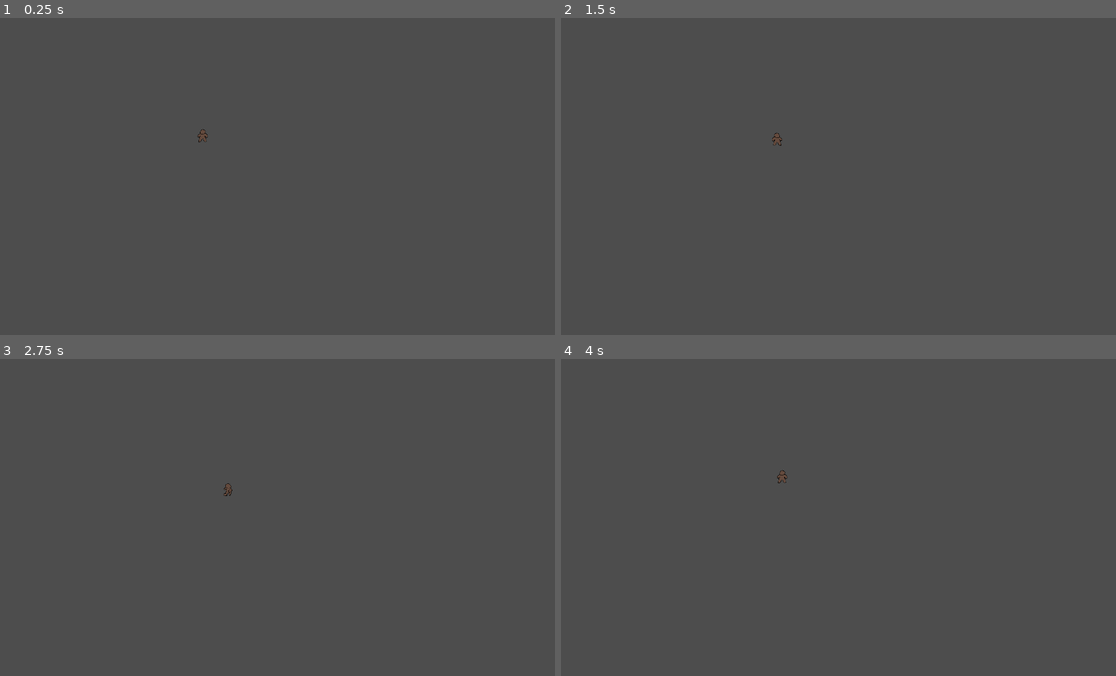
Above: before the commit, frames 1-4 (two rows, left to right).
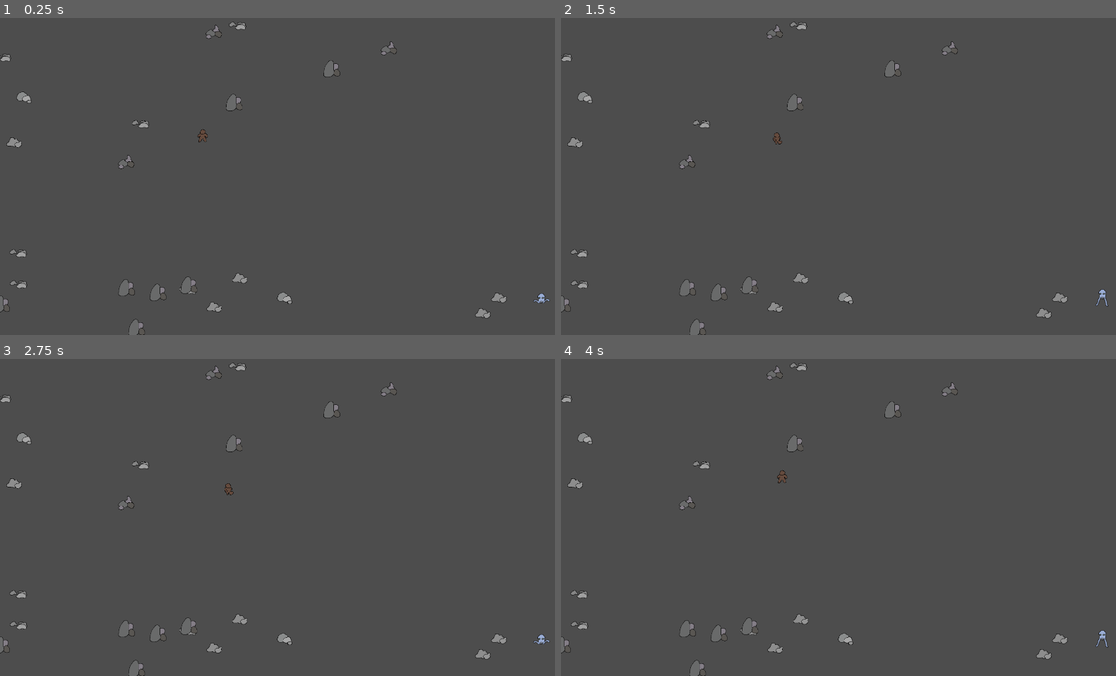
Above: after the commit, the same moments.

Repository: 7uk0/Hallow-Moon
Game: Godot game, scene res://scenes/r_ground.tscn
The game is run twice, just before and just after one commit, with the same random seed, the same clock (stepped at 60 frames per second) and the same inputs. This scene is started directly instead of the project's main scene.
Inputs:
- Up to frame 1 (0.25 s): no input
- Up to frame 2 (1.5 s): tap Enter at 0.5 s; hold Right (ui_right) 0.53-1.28 s; tap Space at 1.25 s; hold Down (ui_down) from 1.28 s (still down)
- Up to frame 3 (2.75 s): release Down (ui_down) at 2.03 s; hold Right (ui_right) from 2.03 s (still down)
- Up to frame 4 (4 s): tap Enter at 2.75 s; release Right (ui_right) at 2.78 s; hold Up (ui_up) 2.78-3.53 s; hold Left (ui_left) from 3.53 s (still down)

The runs differ from the first frame. In frame 1, 1.4% of the frame differs, in the area x 0-100%, y 1-100%; in frame 2, 1.4%, in the area x 0-99%, y 1-100%; in frame 3, 1.4%; in frame 4, 1.4%.

Commit message:
rocks, squibs, ground spawner. can we ball out rn?

Diff:
--- /dev/null
+++ b/scenes/objects/oRock.tscn
@@ -0,0 +1,11 @@
+[gd_scene load_steps=3 format=3 uid="uid://13r0ylceojg6"]
+
+[ext_resource type="Script" uid="uid://co7fi214ir2bp" path="res://scenes/objects/o_rock.gd" id="1_us0h7"]
+[ext_resource type="Texture2D" uid="uid://6qynv3nnbtjp" path="res://assets/rocks.png" id="2_u2ld8"]
+
+[node name="ORock" type="Node2D"]
+script = ExtResource("1_us0h7")
+
+[node name="spRocks" type="Sprite2D" parent="."]
+texture = ExtResource("2_u2ld8")
+hframes = 5
--- /dev/null
+++ b/scenes/objects/oSquib.tscn
@@ -0,0 +1,47 @@
+[gd_scene load_steps=8 format=3 uid="uid://bqttnwadvc2c2"]
+
+[ext_resource type="Script" uid="uid://dh4bjjlj6kvau" path="res://scripts/o_squib.gd" id="1_j3wg4"]
+[ext_resource type="Texture2D" uid="uid://bxen8uwpw08r3" path="res://assets/sSquib.png" id="2_rxaow"]
+
+[sub_resource type="AtlasTexture" id="AtlasTexture_xis5k"]
+atlas = ExtResource("2_rxaow")
+region = Rect2(192, 0, 64, 64)
+
+[sub_resource type="AtlasTexture" id="AtlasTexture_e10ky"]
+atlas = ExtResource("2_rxaow")
+region = Rect2(0, 0, 64, 64)
+
+[sub_resource type="AtlasTexture" id="AtlasTexture_7nr53"]
+atlas = ExtResource("2_rxaow")
+region = Rect2(64, 0, 64, 64)
+
+[sub_resource type="AtlasTexture" id="AtlasTexture_fdskl"]
+atlas = ExtResource("2_rxaow")
+region = Rect2(128, 0, 64, 64)
+
+[sub_resource type="SpriteFrames" id="SpriteFrames_aiqyk"]
+animations = [{
+"frames": [{
+"duration": 1.0,
+"texture": SubResource("AtlasTexture_xis5k")
+}, {
+"duration": 1.0,
+"texture": SubResource("AtlasTexture_e10ky")
+}, {
+"duration": 1.0,
+"texture": SubResource("AtlasTexture_7nr53")
+}, {
+"duration": 1.0,
+"texture": SubResource("AtlasTexture_fdskl")
+}],
+"loop": true,
+"name": &"default",
+"speed": 5.0
+}]
+
+[node name="oSquib" type="Node2D"]
+script = ExtResource("1_j3wg4")
+
+[node name="spSquib" type="AnimatedSprite2D" parent="."]
+position = Vector2(1294, 642)
+sprite_frames = SubResource("SpriteFrames_aiqyk")
--- /dev/null
+++ b/scenes/objects/o_rock.gd
@@ -0,0 +1,6 @@
+extends Node2D
+
+func _ready():
+	var sprite = $spRocks
+	var total_frames = sprite.hframes * sprite.vframes
+	sprite.frame = randi() % total_frames
--- a/scenes/r_ground.tscn
+++ b/scenes/r_ground.tscn
@@ -1,39 +1,8 @@
-[gd_scene load_steps=13 format=3 uid="uid://c0s485mf3i22m"]
+[gd_scene load_steps=9 format=3 uid="uid://c0s485mf3i22m"]
 
-[ext_resource type="Script" uid="uid://dtpw302ixhsfc" path="res://scenes/o_player_ground.gd" id="3_jemyx"]
+[ext_resource type="Script" uid="uid://dtpw302ixhsfc" path="res://scripts/objx/o_player_ground.gd" id="3_jemyx"]
+[ext_resource type="Script" uid="uid://cnhtfq3vt3qlo" path="res://scripts/scGroundSpawner.gd" id="3_qns3m"]
 [ext_resource type="Texture2D" uid="uid://cbyo7ebaaphi2" path="res://assets/sPlayerWalk.png" id="4_y40fu"]
-
-[sub_resource type="AtlasTexture" id="AtlasTexture_vs3mr"]
-region = Rect2(192, 0, 64, 64)
-
-[sub_resource type="AtlasTexture" id="AtlasTexture_qns3m"]
-region = Rect2(0, 0, 64, 64)
-
-[sub_resource type="AtlasTexture" id="AtlasTexture_jemyx"]
-region = Rect2(64, 0, 64, 64)
-
-[sub_resource type="AtlasTexture" id="AtlasTexture_y40fu"]
-region = Rect2(128, 0, 64, 64)
-
-[sub_resource type="SpriteFrames" id="SpriteFrames_70b31"]
-animations = [{
-"frames": [{
-"duration": 1.0,
-"texture": SubResource("AtlasTexture_vs3mr")
-}, {
-"duration": 1.0,
-"texture": SubResource("AtlasTexture_qns3m")
-}, {
-"duration": 1.0,
-"texture": SubResource("AtlasTexture_jemyx")
-}, {
-"duration": 1.0,
-"texture": SubResource("AtlasTexture_y40fu")
-}],
-"loop": true,
-"name": &"default",
-"speed": 5.0
-}]
 
 [sub_resource type="AtlasTexture" id="AtlasTexture_70b31"]
 atlas = ExtResource("4_y40fu")
@@ -68,7 +37,7 @@
 }],
 "loop": true,
 "name": &"default",
-"speed": 7.0
+"speed": 10.0
 }]
 
 [node name="rGround" type="Node2D"]
@@ -77,13 +46,12 @@
 
 [node name="oSquib" type="Node2D" parent="Node"]
 
-[node name="spSquib" type="AnimatedSprite2D" parent="Node/oSquib"]
-position = Vector2(1294, 642)
-sprite_frames = SubResource("SpriteFrames_70b31")
-
 [node name="oPlayerGround" type="Node2D" parent="Node"]
 script = ExtResource("3_jemyx")
 
 [node name="spPlayerGround" type="AnimatedSprite2D" parent="Node/oPlayerGround"]
 position = Vector2(690, 400)
 sprite_frames = SubResource("SpriteFrames_nijli")
+
+[node name="Node" type="Node" parent="Node"]
+script = ExtResource("3_qns3m")
--- /dev/null
+++ b/scripts/o_squib.gd
@@ -0,0 +1,5 @@
+extends Node2D
+
+func _ready():
+
+	$spSquib.play("default")
--- /dev/null
+++ b/scripts/scGroundSpawner.gd
@@ -0,0 +1,20 @@
+extends Node
+
+var rockScene = preload("res://scenes/objects/oRock.tscn")
+var squibScene = preload("res://scenes/objects/oSquib.tscn")
+
+func _ready():
+	randomize()
+
+	var roomW = get_viewport().get_visible_rect().size.x
+	var roomH = get_viewport().get_visible_rect().size.y
+	for n in randi_range(20,30):
+		var rock = rockScene.instantiate()
+		rock.global_position.x = randi_range(0,roomW)
+		rock.global_position.y = randi_range(0,roomH)
+		add_child(rock)
+	for n in randi_range(4,15):
+		var squib = squibScene.instantiate()
+		squib.global_position.x = randi_range(0,roomW)
+		squib.global_position.y = randi_range(0,roomH)
+		add_child(squib)
Binary file added: assets/rocks.png
Not shown, added: assets/rocks.png.import
Binary file changed: assets/sPlayerWalk.png
Binary file added: assets/sSquib.png
Not shown, added: assets/sSquib.png.import
Not shown, added: scenes/objects/o_rock.gd.uid
Not shown, added: scripts/o_squib.gd.uid
Renamed: scenes/o_player_ground.gd -> scripts/objx/o_player_ground.gd
Renamed: scenes/o_player_ground.gd.uid -> scripts/objx/o_player_ground.gd.uid
Not shown, added: scripts/scGroundSpawner.gd.uid
